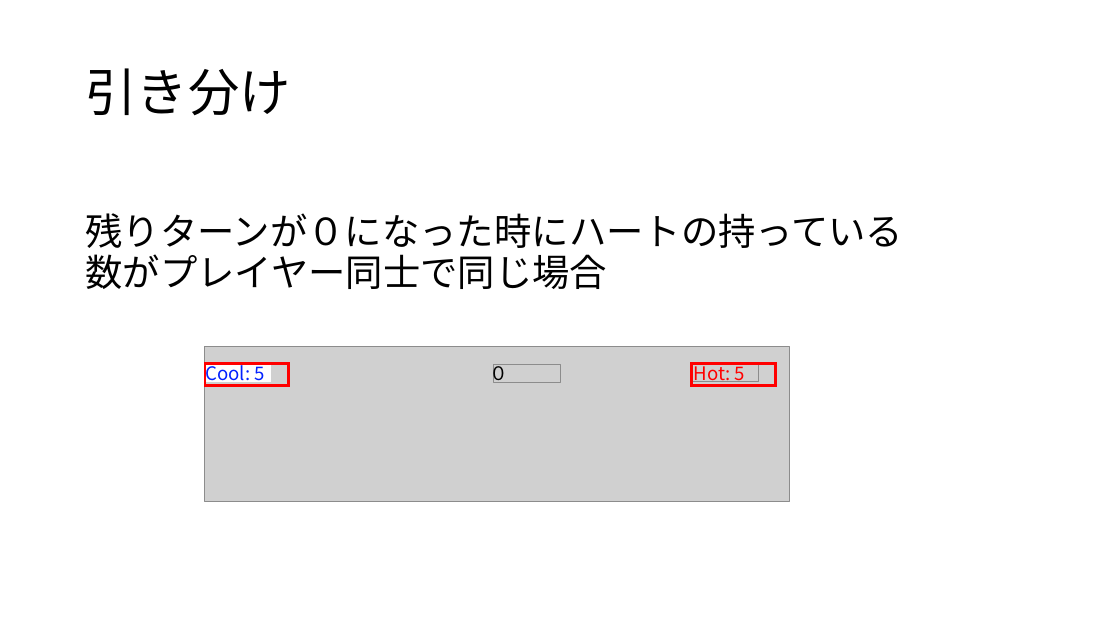
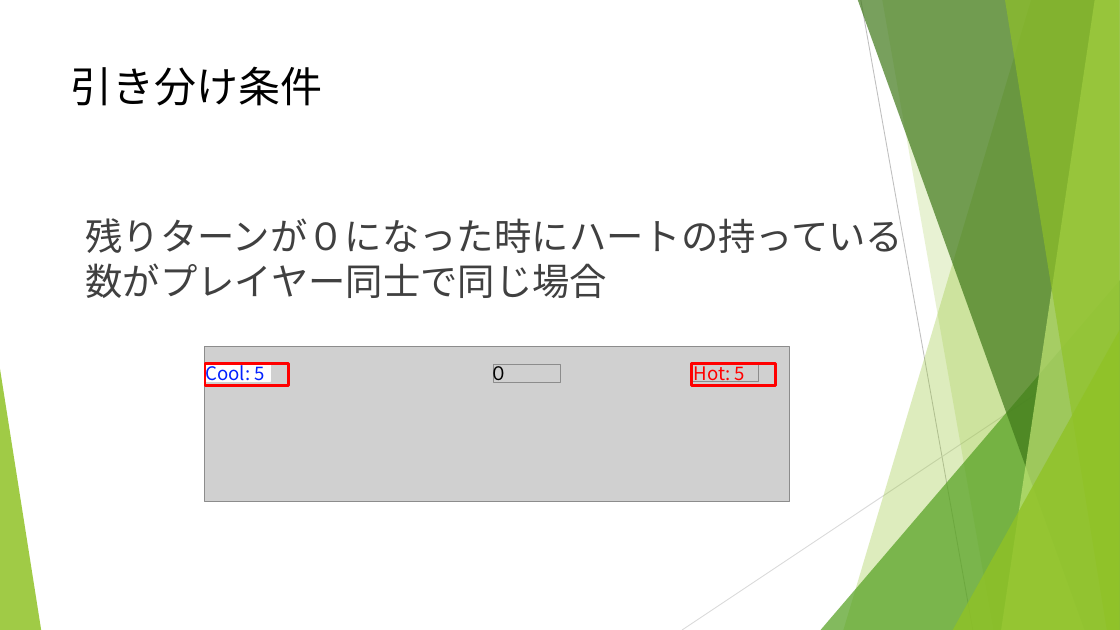
Before and after one commit to noko1024/ChaserDoc, a slide deck: slide 15 of New_U-16.pptx (slide 14 before the commit). Drawn at 1120x630 pixels with LibreOffice and Linux fonts; fonts in the diff are those of the drawing; grey boxes stand for pictures. Boxes give left, top, right and bottom in pixels: in the first picture for what was removed or moved away, otherwise in the second. Text is boxed around its words. In the diff, an @@ line names an element or a change of style, - is before the commit and + after.

```diff
--- a/New_U-16.pptx
+++ b/New_U-16.pptx
@@ title "引き分け条件" at bbox=[71, 66, 323, 106]: vertical alignment middle to top @@
@@ title at bbox=[71, 66, 323, 106]: text changed; size 44 to 36 pt; font Noto Sans CJK JP to Arial @@
-引き分け
+引き分け条件
@@ text "残りターンが０になった時にハートの持っている数がプレイヤー同士で同じ場合" at bbox=[85, 213, 903, 253]: font Noto Sans CJK JP to Cabin, text colour #000000 to #404040; line spacing 0.9 to 1 @@
@@ group added at bbox=[0, 0, 1120, 630]: 5 freeform shapes, 3 triangles, 2 lines @@
```
Also in this commit, not shown: 15 other slides changed, 6 slides added.
